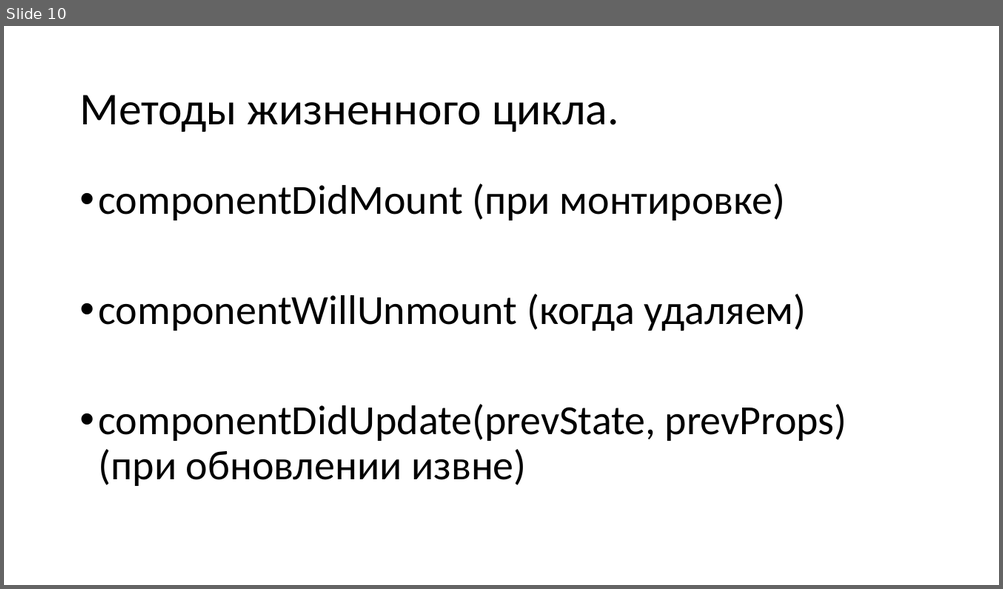
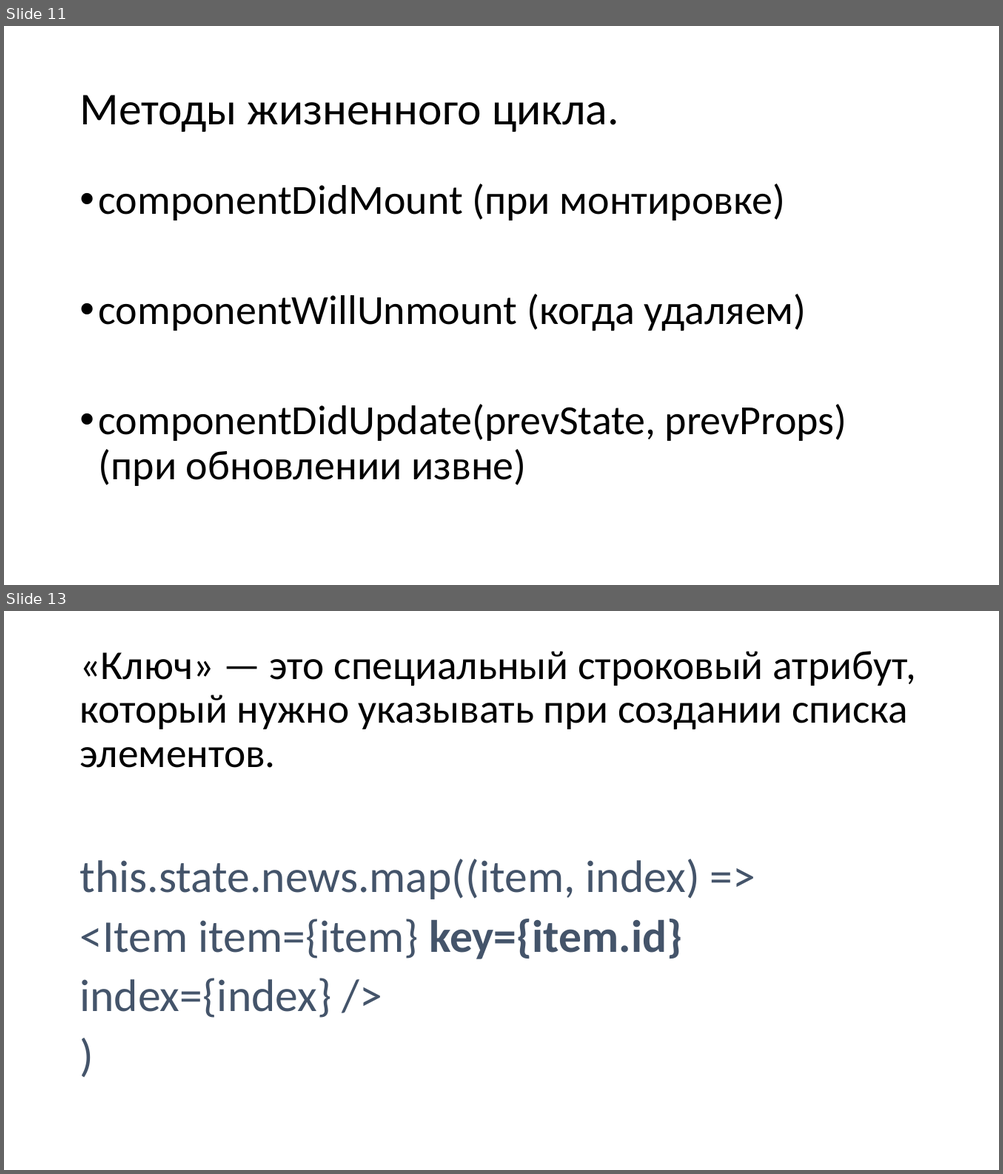
Before and after one commit to spiderpoul/react-redux-hooks, a slide deck: React.pptx. Shown one above the other, each under a label of ours: slide 10 before the commit, slides 11 and 13 after it; the slides between them are not shown. The pictures are 1003x589 and 1003x1174 pixels, drawn with LibreOffice and Linux fonts; fonts in the diff are those of the drawing. Boxes give left, top, right and bottom in pixels: in the first picture for what was removed or moved away, otherwise in the second. Text is boxed around its words. In the diff, an @@ line names an element or a change of style, - is before the commit and + after.

```diff
--- a/React.pptx
+++ b/React.pptx
@@ slide 13 added at box(4, 611, 999, 1170), background #FFFFFF @@
@@ title added at box(79, 651, 916, 768), 39.6 pt, text #000000 @@
+«Ключ» — это специальный строковый атрибут, который нужно указывать при создании списка элементов.
@@ text added at box(79, 859, 700, 1018), 44 pt, text #44546A @@
+this.state.news.map((item, index) =>
+<Item item={item} key={item.id}
+index={index} />
+)
@@ what was slide 10 is now slide 11 @@
```
Also in this commit, not shown: 2 slides changed, 4 other slides added, 9 other files.
